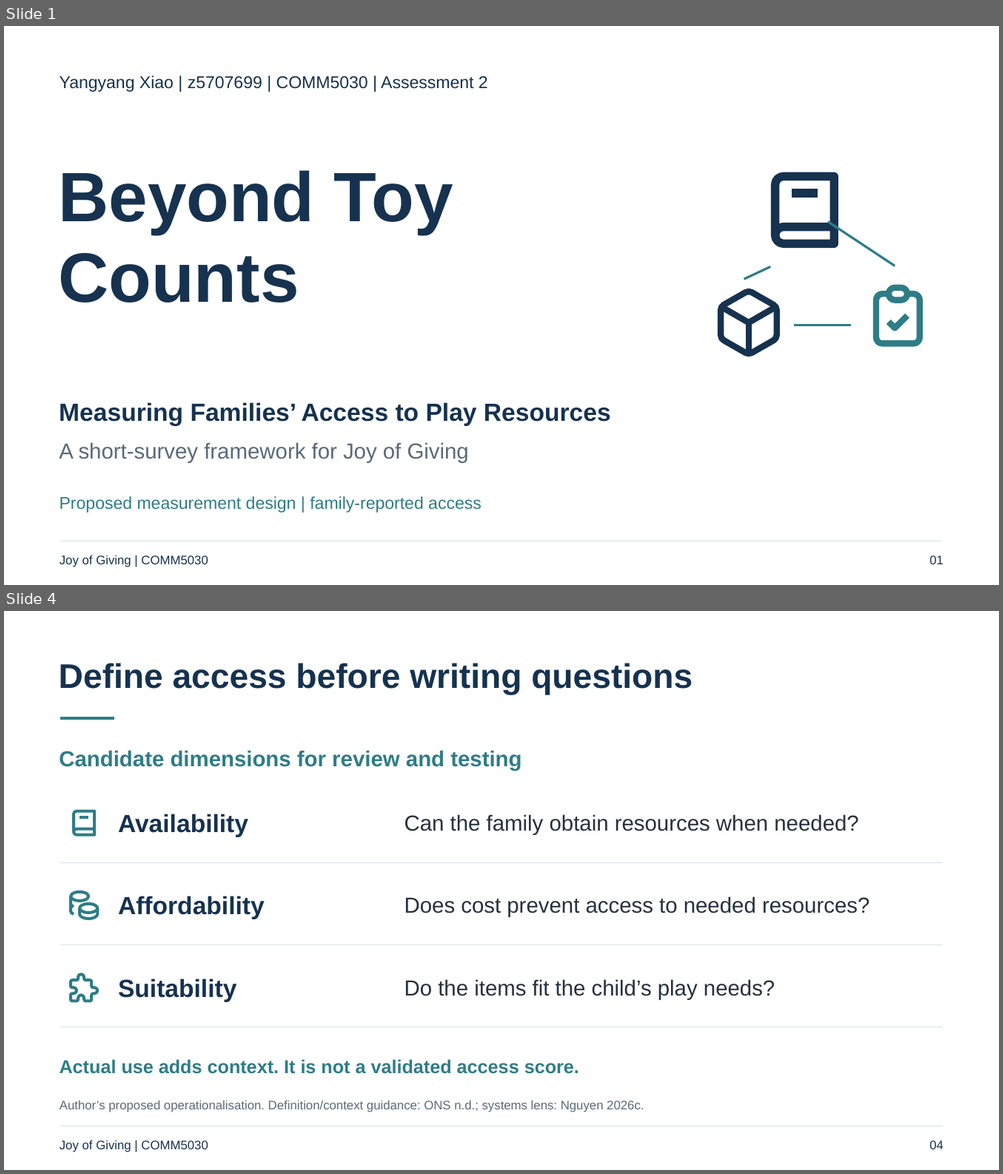
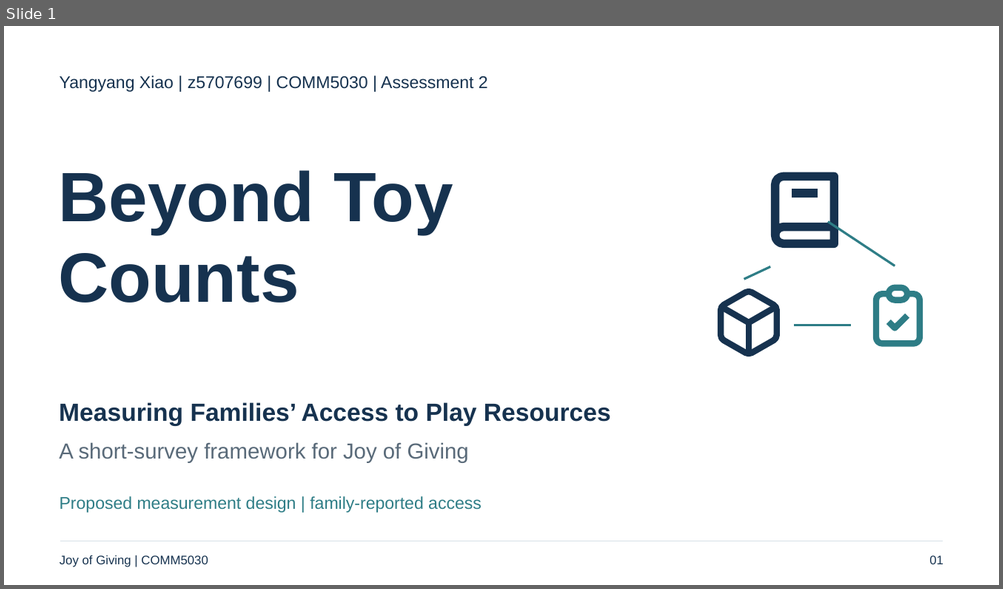
Before and after one commit to Estherx531/Comm5030, a slide deck: deliverables/assessment-2/A2_Presentation.pptx. Shown one above the other, each under a label of ours: slides 1 and 4 before the commit, slide 1 after it; the slides between them are not shown. The pictures are 1003x1174 and 1003x589 pixels, drawn with LibreOffice and Linux fonts; fonts in the diff are those of the drawing. Boxes give left, top, right and bottom in pixels: in the first picture for what was removed or moved away, otherwise in the second. Text is boxed around its words. In the diff, an @@ line names an element or a change of style, - is before the commit and + after.

Commit message:
Strengthen A2 evidence, measurement appraisal and testing plan

```diff
--- a/deliverables/assessment-2/A2_Presentation.pptx
+++ b/deliverables/assessment-2/A2_Presentation.pptx
@@ slide 4 removed at (4, 611, 999, 1170), background #FFFFFF @@
@@ text removed at (59, 663, 692, 695) @@
-Define access before writing questions
@@ freeform shape removed at (60, 718, 114, 719) @@
@@ text removed at (59, 750, 521, 771) @@
-Candidate dimensions for review and testing
@@ group removed at (60, 811, 942, 864): 4 freeform shapes, 2 texts @@
-Availability
-Can the family obtain resources when needed?
@@ group removed at (60, 892, 942, 946): 6 freeform shapes, 2 texts @@
-Affordability
-Does cost prevent access to needed resources?
@@ group removed at (60, 974, 942, 1028): 2 freeform shapes, 2 texts @@
-Suitability
-Do the items fit the child’s play needs?
@@ text removed at (60, 1059, 579, 1074) @@
-Actual use adds context. It is not a validated access score.
@@ text removed at (60, 1101, 643, 1113) @@
-Author’s proposed operationalisation. Definition/context guidance: ONS n.d.; systems lens: Nguyen 2026c.
@@ text removed at (60, 1141, 208, 1153) @@
-Joy of Giving | COMM5030
@@ freeform shape removed at (60, 1127, 942, 1128) @@
@@ text removed at (929, 1141, 943, 1150) @@
-04
```
Also in this commit, not shown: 6 slides changed, 5 slides added, 4 other slides removed, 5 other files.
